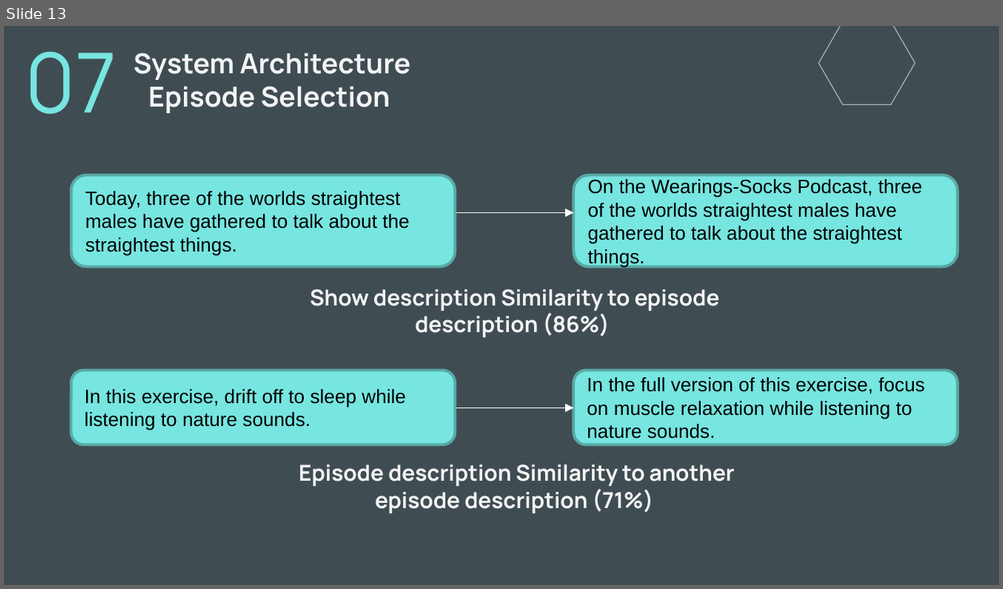
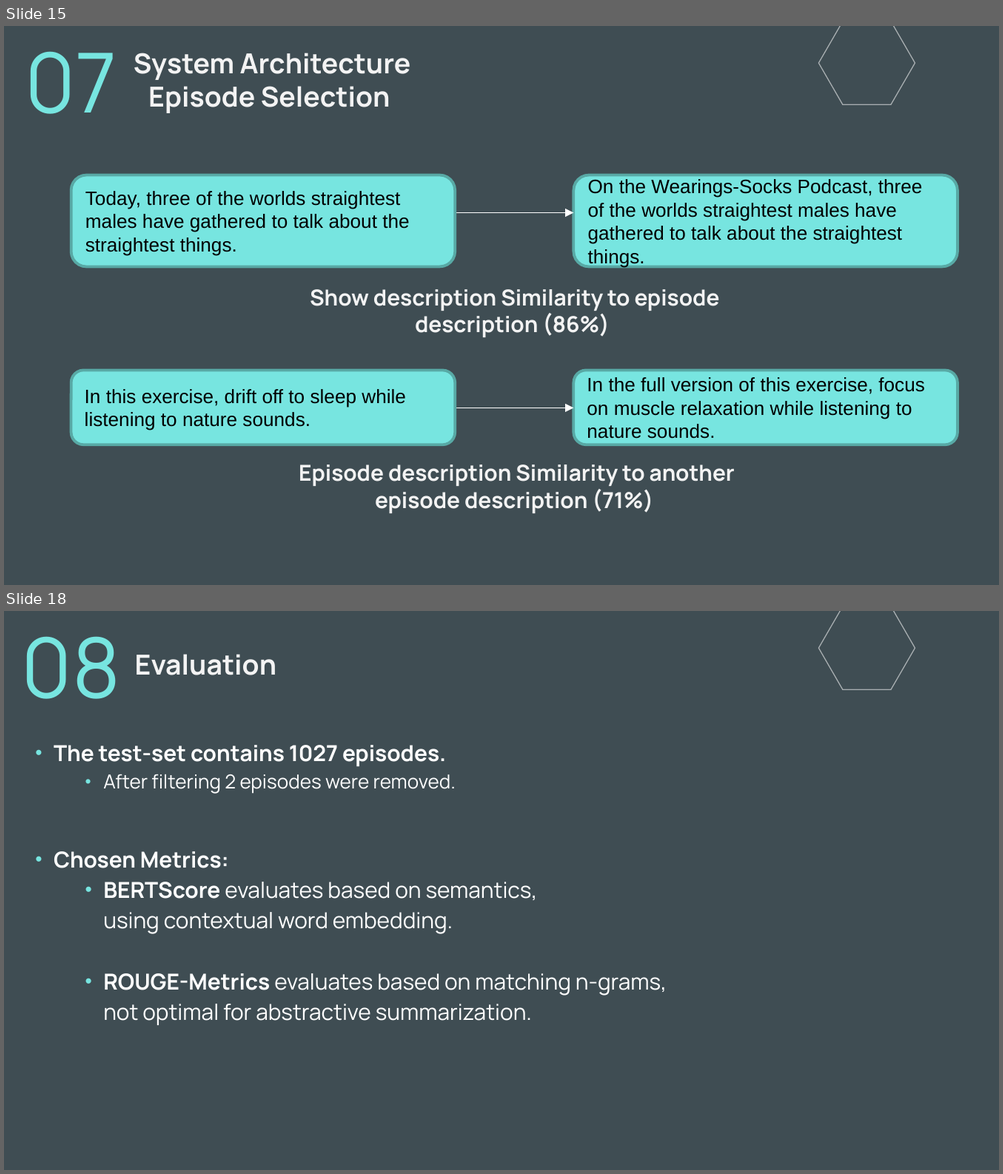
Before and after one commit to Voeii/Podcast-Sum, a slide deck: Prez.pptx. Shown one above the other, each under a label of ours: slide 13 before the commit, slides 15 and 18 after it; the slides between them are not shown. The pictures are 1003x589 and 1003x1174 pixels, drawn with LibreOffice and Linux fonts; fonts in the diff are those of the drawing. Boxes give left, top, right and bottom in pixels: in the first picture for what was removed or moved away, otherwise in the second. Text is boxed around its words. In the diff, an @@ line names an element or a change of style, - is before the commit and + after.

```diff
--- a/Prez.pptx
+++ b/Prez.pptx
@@ slide 18 added at bbox=[4, 611, 999, 1170], background #3F4D53 @@
@@ freeform shape added at bbox=[817, 611, 915, 691], fill #FFFFFF at 55% opacity @@
@@ title added at bbox=[22, 636, 120, 699], 60 pt, text #77E5E0 @@
+08
@@ title added at bbox=[135, 654, 276, 675], 20 pt, text #F3F3F3, bold @@
+Evaluation
@@ subtitle added at bbox=[54, 745, 666, 1025], 16 pt, text #FFFFFF @@
+• The test-set contains 1027 episodes.
+  • After filtering 2 episodes were removed.
+• Chosen Metrics:
+  • BERTScore evaluates based on semantics,
+    using contextual word embedding.
+  • ROUGE-Metrics evaluates based on matching n-grams,
+    not optimal for abstractive summarization.
@@ what was slide 13 is now slide 15 @@
```
Also in this commit, not shown: 13 slides changed, 7 other slides added, 1 slide removed.
